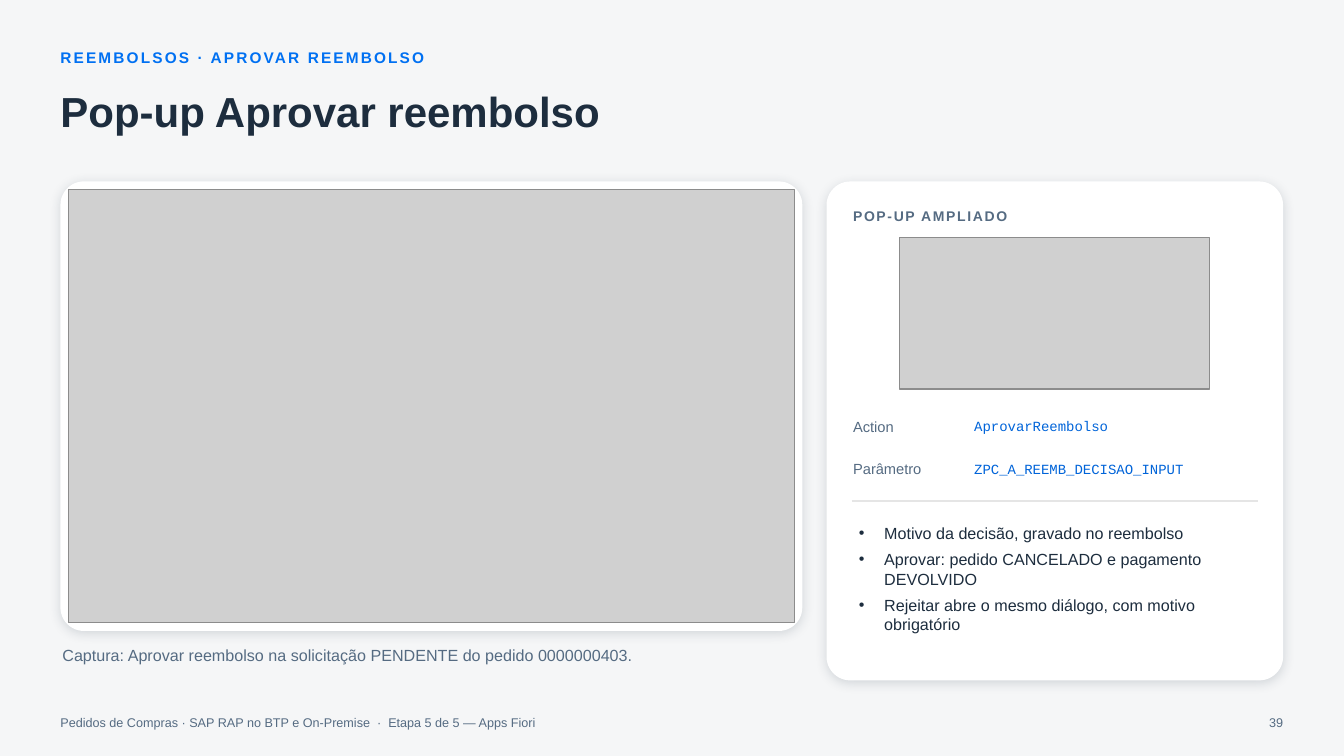
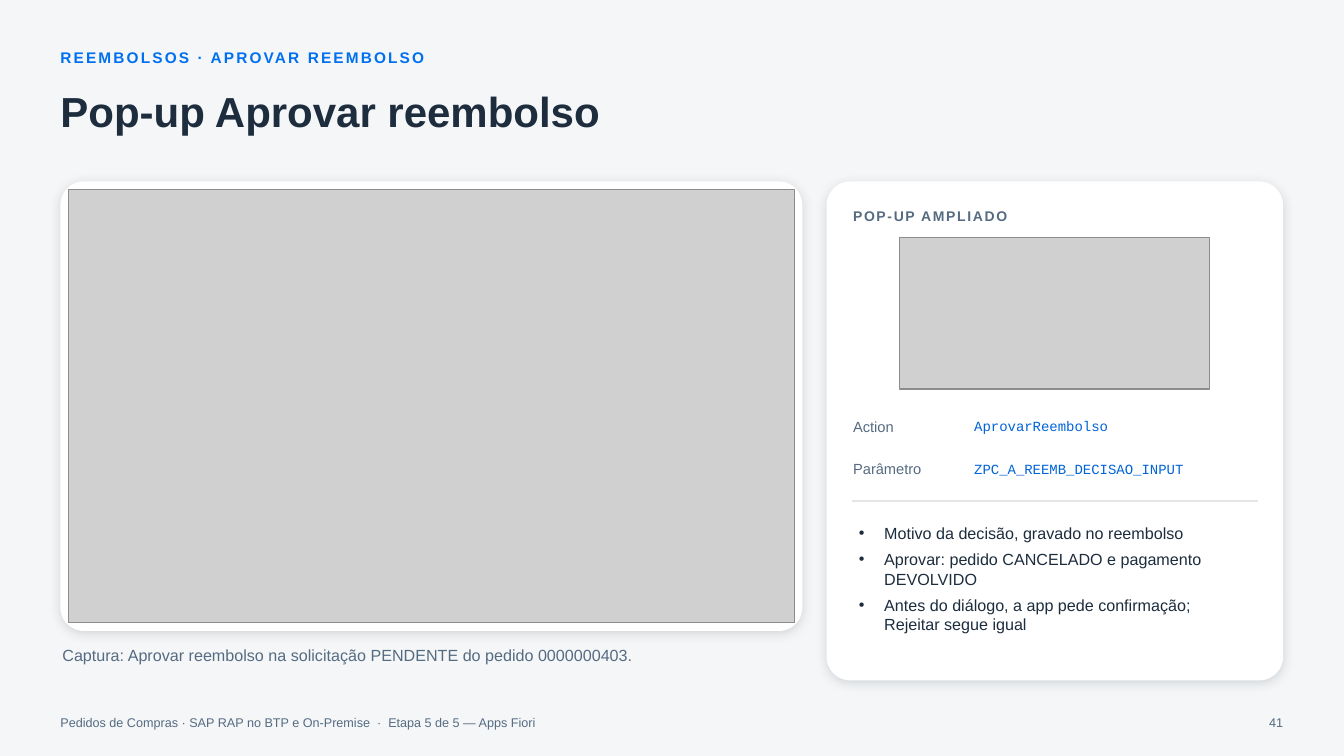
Before and after one commit to AdrianoBispo/sap-abap-rap-pedidos-de-compras-app, a slide deck: slide 41 of docs/apresentacoes/05-apps-fiori.pptx (slide 39 before the commit). Drawn at 1344x756 pixels with LibreOffice and Linux fonts; fonts in the diff are those of the drawing; grey boxes stand for pictures. Boxes give left, top, right and bottom in pixels: in the first picture for what was removed or moved away, otherwise in the second. Text is boxed around its words. In the diff, an @@ line names an element or a change of style, - is before the commit and + after.

```diff
--- a/docs/apresentacoes/05-apps-fiori.pptx
+++ b/docs/apresentacoes/05-apps-fiori.pptx
@@ text at (884,599,1190,634): text changed @@
-• Rejeitar abre o mesmo diálogo, com motivo obrigatório
+• Antes do diálogo, a app pede confirmação; Rejeitar segue igual
@@ page number at (1269,718,1283,727): text changed @@
-39
+41
```
Also in this commit, not shown: 5 other slides changed, 2 slides added.
